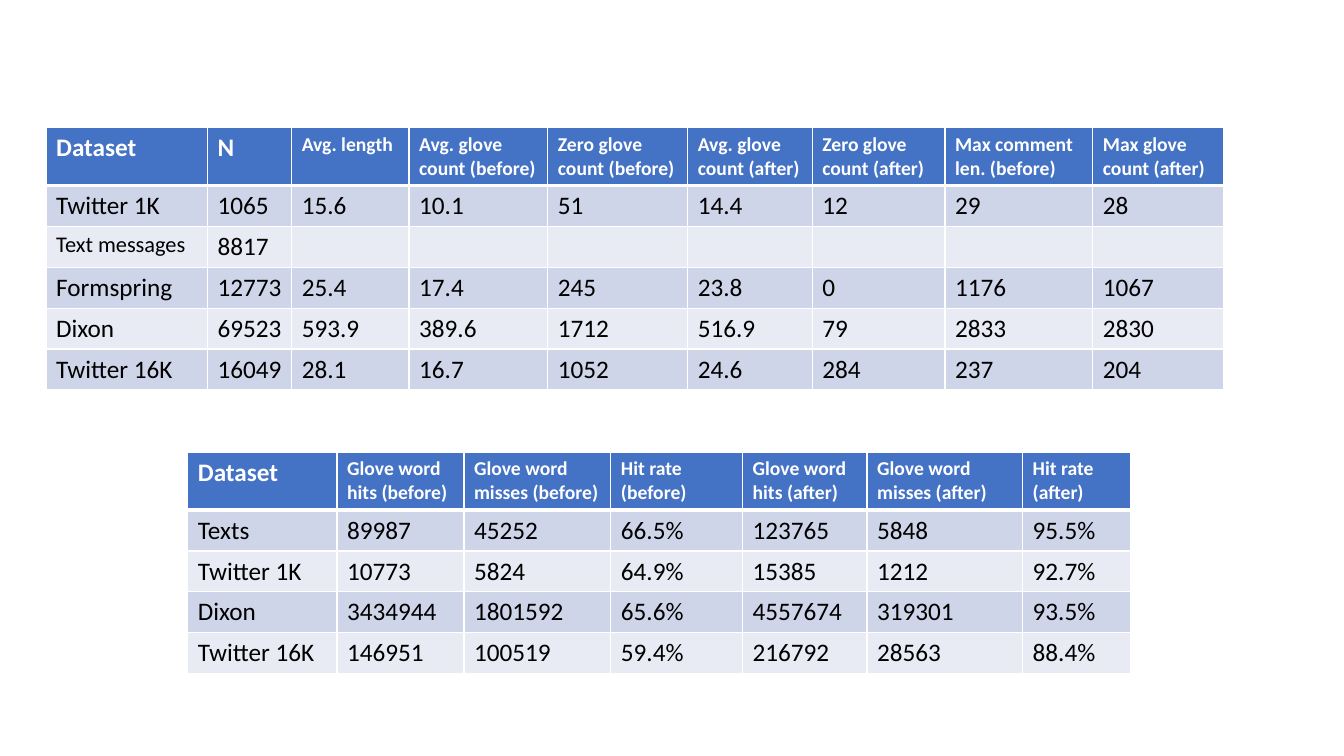
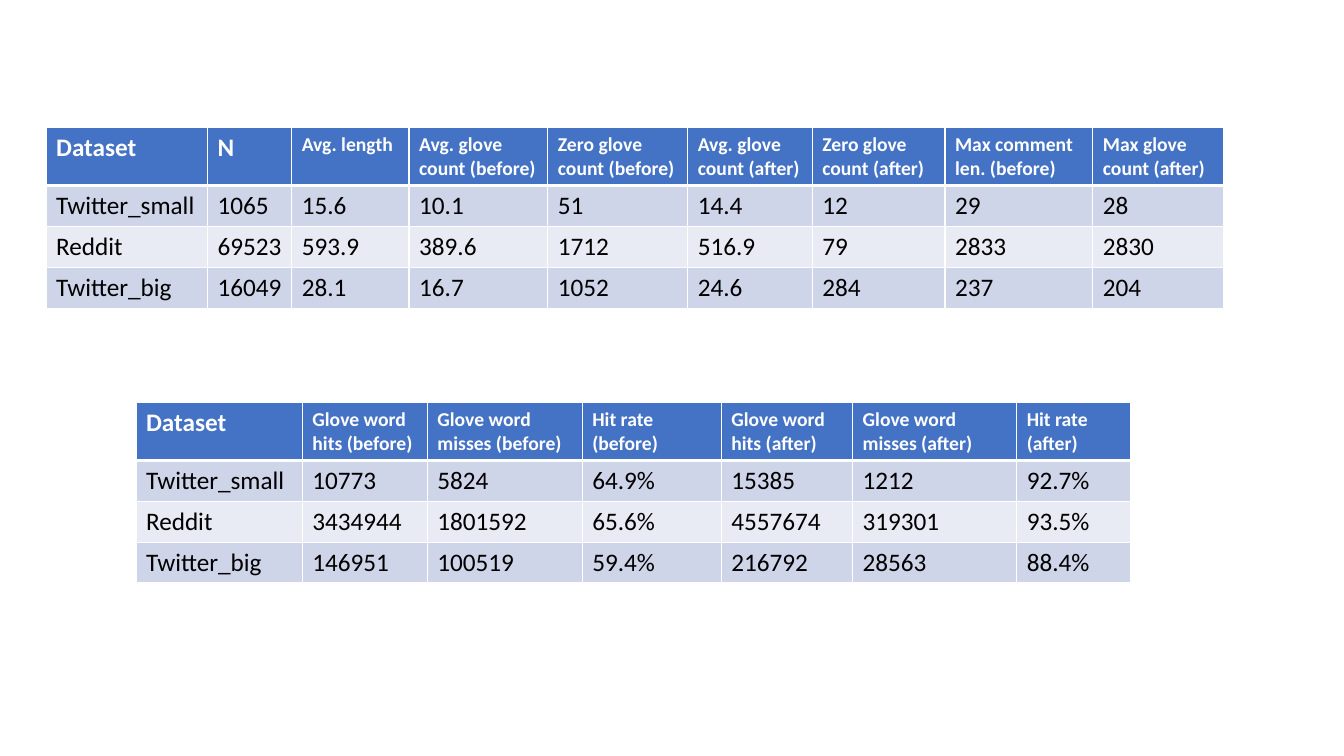
Before and after one commit to jleyland96/Cyberbullying-Detection, a slide deck: slide 8 of Project Logbook/results_log.pptx (slide 11 before the commit). Drawn at 1344x756 pixels with LibreOffice and Linux fonts; fonts in the diff are those of the drawing. Boxes give left, top, right and bottom in pixels: in the first picture for what was removed or moved away, otherwise in the second. Text is boxed around its words. In the diff, an @@ line names an element or a change of style, - is before the commit and + after.

```diff
--- a/Project Logbook/results_log.pptx
+++ b/Project Logbook/results_log.pptx
@@ table at [46,128,1226,308] @@
-row 2: Twitter 1K | 1065 | 15.6 | 10.1 | 51 | 14.4 | 12 | 29 | 28
-row 3: Text messages | 8817 |  |  |  |  |  |  | 
-row 4: Formspring | 12773 | 25.4 | 17.4 | 245 | 23.8 | 0 | 1176 | 1067
-row 5: Dixon | 69523 | 593.9 | 389.6 | 1712 | 516.9 | 79 | 2833 | 2830
-row 6: Twitter 16K | 16049 | 28.1 | 16.7 | 1052 | 24.6 | 284 | 237 | 204
+row 2: Twitter_small | 1065 | 15.6 | 10.1 | 51 | 14.4 | 12 | 29 | 28
+row 3: Reddit | 69523 | 593.9 | 389.6 | 1712 | 516.9 | 79 | 2833 | 2830
+row 4: Twitter_big | 16049 | 28.1 | 16.7 | 1052 | 24.6 | 284 | 237 | 204
@@ table at [136,402,1131,582] @@
-row 2: Texts | 89987 | 45252 | 66.5% | 123765 | 5848 | 95.5%
-row 3: Twitter 1K | 10773 | 5824 | 64.9% | 15385 | 1212 | 92.7%
-row 4: Dixon | 3434944 | 1801592 | 65.6% | 4557674 | 319301 | 93.5%
-row 5: Twitter 16K | 146951 | 100519 | 59.4% | 216792 | 28563 | 88.4%
+row 2: Twitter_small | 10773 | 5824 | 64.9% | 15385 | 1212 | 92.7%
+row 3: Reddit | 3434944 | 1801592 | 65.6% | 4557674 | 319301 | 93.5%
+row 4: Twitter_big | 146951 | 100519 | 59.4% | 216792 | 28563 | 88.4%
@@ table: place and size @@
-table at [188,453,1131,674]
+table at [136,402,1131,582]
```
Also in this commit, not shown: 28 other slides changed, 1 slide added, 32 slides removed, 4 other files.
